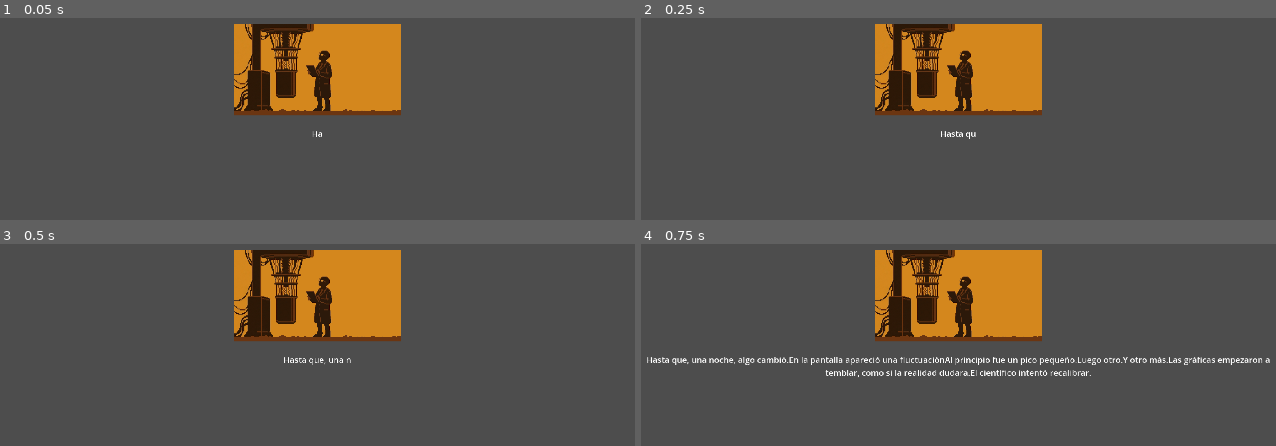
Above: before the commit, frames 1-4 (two rows, left to right).
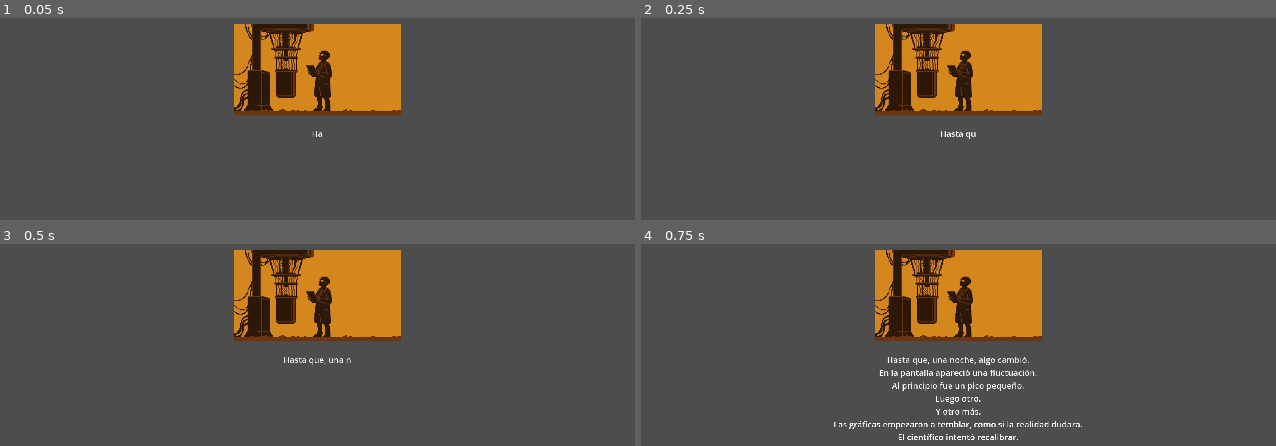
Above: after the commit, the same moments.

Repository: u1751855481-maker/quantumdeck
Game: Godot game, scene res://scenes/story_page_2.tscn
Two runs of this game, one before a commit and one after it. Both use one fixed random seed, a clock stepped at 60 frames per second and the inputs below. This scene is started directly instead of the project's main scene.
Inputs (mouse positions are in pixels of both pictures, inside the frame that each line leads up to):
- Up to frame 1 (0.05 s): no input
- Up to frame 2 (0.25 s): no input
- Up to frame 3 (0.5 s): no input
- Up to frame 4 (0.75 s): tap Enter (ui_accept) at 0.5 s; move the mouse to (1136, 401) at 0.52 s; press the mouse at (1136, 401) at 0.53 s

Frames 1-3 are identical in both runs. In frame 4, 3.3% of the frame differs, in the area x 0-100%, y 55-98%.

Commit message:
Integrate remote quantum measurement with local fallback

Diff:
--- a/quantic_server/quantic_server.gd
+++ b/quantic_server/quantic_server.gd
@@ -1,9 +1,17 @@
 class_name QuanticServer extends Node
 
-@onready var conector = $ConectorCuantico
+signal wakeup_completed(available: bool)
+signal measurement_completed(success: bool, measured_value: String)
 
-# Lista para guardar el historial de puertas aplicadas
-var historial_instrucciones = []
+@export var base_url: String = "https://server-quantico.onrender.com"
+@export var execute_endpoint: String = "/ejecutar_circuito"
+@export var wakeup_endpoints: Array[String] = ["/health", "/ping", "/"]
+
+@onready var conector: HTTPRequest = $ConectorCuantico
+
+var historial_instrucciones: Array = []
+var _pending_mode: String = ""
+var _pending_wakeup_endpoints: Array[String] = []
 
 func _ready():
 	conector.request_completed.connect(_al_recibir_respuesta)
@@ -12,74 +20,180 @@
 	print(">>> ¡BOTÓN FÍSICO PRESIONADO! <<<")
 	aplicar_hadamard()
 
-# --- FUNCIONES DE CONTROL ---
-
 func aplicar_hadamard():
 	_enviar_instruccion("h")
+
 func aplicar_rotacion_x():
 	_enviar_instruccion("rx", [1.57])
 
-# Esto lo que hace es basicamente reiniciar los valores, porque si haces un hadamar de un hadamar es identidad y no tiene sentido
 func reiniciar_circuito():
 	historial_instrucciones.clear()
 	print("--- Circuito reiniciado (Qubit en estado |0>) ---")
 
-# --- LÓGICA DE ENVÍO ---
+func wake_up_server() -> void:
+	if conector == null:
+		wakeup_completed.emit(false)
+		return
+	_pending_mode = "wakeup"
+	_pending_wakeup_endpoints = wakeup_endpoints.duplicate()
+	_try_next_wakeup_endpoint()
+
+func request_measurement(operations: Array, qubit: String = "?") -> void:
+	if conector == null:
+		measurement_completed.emit(false, _fallback_random_value())
+		return
+	if _pending_mode != "":
+		print("[QuanticServer] Solicitud omitida: ya hay una request en curso.")
+		measurement_completed.emit(false, _fallback_random_value())
+		return
+	_pending_mode = "measurement"
+	var payload := {
+		"operations": operations,
+		"qubits": [qubit],
+		"shots": 1
+	}
+	var headers = ["Content-Type: application/json"]
+	var url = _build_url(execute_endpoint)
+	var error = conector.request(url, headers, HTTPClient.METHOD_POST, JSON.stringify(payload))
+	if error != OK:
+		print("[QuanticServer] Error lanzando request de medida. Código: ", error)
+		_pending_mode = ""
+		measurement_completed.emit(false, _fallback_random_value())
 
 func _enviar_instruccion(nombre_puerta: String, parametros: Array = []):
-	print("\n--- INICIO _enviar_instruccion ---")
-	print("1. Preparando puerta: ", nombre_puerta)
-
 	if conector == null:
 		print("ERROR FATAL: El nodo 'ConectorCuantico' no está asignado.")
 		return
-
-	# Añadimos al historial
+	if _pending_mode != "":
+		print("[QuanticServer] No se envía instrucción, hay una request pendiente.")
+		return
 	historial_instrucciones.append({
 		"puerta": nombre_puerta,
 		"params": parametros
 	})
-
-
-	var url = "http://127.0.0.1:8000/ejecutar_circuito"
-	var headers = ["Content-Type: application/json"]
-
-	var datos = {
+	_pending_mode = "measurement"
+	var payload := {
 		"instrucciones": historial_instrucciones
 	}
-
-	var json_envio = JSON.stringify(datos)
-	print("2. JSON generado: ", json_envio)
-
-	var error = conector.request(url, headers, HTTPClient.METHOD_POST, json_envio)
-
+	var headers = ["Content-Type: application/json"]
+	var error = conector.request(_build_url(execute_endpoint), headers, HTTPClient.METHOD_POST, JSON.stringify(payload))
 	if error != OK:
 		print("!!! ERROR AL LANZAR REQUEST !!! Código: ", error)
-		historial_instrucciones.pop_back() # Deshacemos si falló el envío
-	else:
-		print("3. Petición enviada. Esperando el colapso de onda...")
-
-# --- RESPUESTA ---
+		historial_instrucciones.pop_back()
+		_pending_mode = ""
+		measurement_completed.emit(false, _fallback_random_value())
 
 func _al_recibir_respuesta(result, response_code, headers, body):
-	if response_code == 200:
-		var respuesta = JSON.parse_string(body.get_string_from_utf8())
+	if _pending_mode == "wakeup":
+		_handle_wakeup_response(result, response_code)
+		return
+	if _pending_mode == "measurement":
+		_handle_measurement_response(result, response_code, body)
+		return
+	print("[QuanticServer] Respuesta recibida sin modo pendiente.")
 
-		# medicion
-		if "medicion" in respuesta:
-			var bit = respuesta["medicion"] # Esto será 0 o 1
+func _handle_wakeup_response(result: int, response_code: int) -> void:
+	if result == HTTPRequest.RESULT_SUCCESS and response_code >= 200 and response_code < 300:
+		_pending_mode = ""
+		wakeup_completed.emit(true)
+		return
+	_try_next_wakeup_endpoint()
 
-			print("\n--- ¡RESULTADO CUÁNTICO RECIBIDO! ---")
-			print("El Qubit ha colapsado en: ", bit)
+func _try_next_wakeup_endpoint() -> void:
+	if _pending_wakeup_endpoints.is_empty():
+		_pending_mode = ""
+		wakeup_completed.emit(false)
+		return
+	var endpoint: String = _pending_wakeup_endpoints.pop_front()
+	var error = conector.request(_build_url(endpoint), [], HTTPClient.METHOD_GET)
+	if error != OK:
+		_try_next_wakeup_endpoint()
 
-			if bit == 1:
-				print(">> RESULTADO: 1-CARA)")
+func _handle_measurement_response(result: int, response_code: int, body: PackedByteArray) -> void:
+	var fallback_value := _fallback_random_value()
+	if result != HTTPRequest.RESULT_SUCCESS:
+		print("[QuanticServer] Request fallida, usando fallback local.")
+		_pending_mode = ""
+		measurement_completed.emit(false, fallback_value)
+		return
+	if response_code < 200 or response_code >= 300:
+		print("[QuanticServer] Código HTTP no válido: ", response_code, ". Usando fallback local.")
+		_pending_mode = ""
+		measurement_completed.emit(false, fallback_value)
+		return
+	var raw_text: String = body.get_string_from_utf8()
+	var parsed = JSON.parse_string(raw_text)
+	if typeof(parsed) != TYPE_DICTIONARY:
+		print("[QuanticServer] Respuesta no JSON/diccionario. Fallback local.")
+		_pending_mode = ""
+		measurement_completed.emit(false, fallback_value)
+		return
+	var measured_value: String = _extract_measurement_value(parsed)
+	if measured_value == "":
+		print("[QuanticServer] No se encontró medición en respuesta. Fallback local.")
+		_pending_mode = ""
+		measurement_completed.emit(false, fallback_value)
+		return
+	_pending_mode = ""
+	measurement_completed.emit(true, measured_value)
 
-			else:
-				print(">> RESULTADO: 0-CRUZ")
+func _extract_measurement_value(data: Dictionary) -> String:
+	var candidates = [
+		"medicion",
+		"measurement",
+		"result",
+		"resultado",
+		"bit",
+		"value"
+	]
+	for key in candidates:
+		if data.has(key):
+			var normalized = _normalize_bit_value(data[key])
+			if normalized != "":
+				return normalized
+	for key in data.keys():
+		var nested = data[key]
+		if typeof(nested) == TYPE_DICTIONARY:
+			var nested_result = _extract_measurement_value(nested)
+			if nested_result != "":
+				return nested_result
+		if typeof(nested) == TYPE_ARRAY:
+			for item in nested:
+				if typeof(item) == TYPE_DICTIONARY:
+					var array_result = _extract_measurement_value(item)
+					if array_result != "":
+						return array_result
+				else:
+					var normalized_item = _normalize_bit_value(item)
+					if normalized_item != "":
+						return normalized_item
+	return ""
 
-		else:
-			print("Respuesta completa: ", respuesta)
+func _normalize_bit_value(value) -> String:
+	if typeof(value) == TYPE_INT:
+		if value == 0 or value == 1:
+			return str(value)
+		return ""
+	if typeof(value) == TYPE_FLOAT:
+		if int(value) == 0 or int(value) == 1:
+			return str(int(value))
+		return ""
+	if typeof(value) == TYPE_STRING:
+		if value == "0" or value == "1":
+			return value
+		return ""
+	return ""
 
-	else:
-		print("Error en servidor. Código: ", response_code)
+func _fallback_random_value() -> String:
+	if randi_range(0, 1) == 1:
+		return "1"
+	return "0"
+
+func _build_url(path: String) -> String:
+	if path.begins_with("http://") or path.begins_with("https://"):
+		return path
+	if base_url.ends_with("/") and path.begins_with("/"):
+		return base_url + path.substr(1)
+	if !base_url.ends_with("/") and !path.begins_with("/"):
+		return base_url + "/" + path
+	return base_url + path
--- a/scenes/story_page_1.tscn
+++ b/scenes/story_page_1.tscn
@@ -14,7 +14,8 @@
 grow_horizontal = 2
 grow_vertical = 2
 script = ExtResource("1_page")
-StoryText = "Año 20XX, edificio del CESGA. Un científico estudiaba la computación cuántica en silencio.Día tras día, medía estados, revisaba resultados… y todo parecía estable."
+StoryText = "Año 20XX, edificio del CESGA. Un científico estudiaba la computación cuántica en silencio.
+Día tras día, medía estados, revisaba resultados… y todo parecía estable."
 
 [node name="MarginContainer" type="MarginContainer" parent="."]
 layout_mode = 1
--- a/scenes/story_page_2.tscn
+++ b/scenes/story_page_2.tscn
@@ -14,7 +14,13 @@
 grow_horizontal = 2
 grow_vertical = 2
 script = ExtResource("1_page")
-StoryText = "Hasta que, una noche, algo cambió.En la pantalla apareció una fluctuaciónAl principio fue un pico pequeño.Luego otro.Y otro más.Las gráficas empezaron a temblar, como si la realidad dudara.El científico intentó recalibrar."
+StoryText = "Hasta que, una noche, algo cambió.
+En la pantalla apareció una fluctuación.
+Al principio fue un pico pequeño.
+Luego otro.
+Y otro más.
+Las gráficas empezaron a temblar, como si la realidad dudara.
+El científico intentó recalibrar."
 
 [node name="MarginContainer" type="MarginContainer" parent="."]
 layout_mode = 1
--- a/scenes/story_page_3.tscn
+++ b/scenes/story_page_3.tscn
@@ -14,7 +14,12 @@
 grow_horizontal = 2
 grow_vertical = 2
 script = ExtResource("1_page")
-StoryText = "Entonces, el ordenador cuántico emitió un zumbido profundo.Las luces parpadearon.El aire se volvió pesado.Y, en un instante…Todo estalló.Entre chispas y ruido, se abrió un vórtice imposible."
+StoryText = "Entonces, el ordenador cuántico emitió un zumbido profundo.
+Las luces parpadearon.
+El aire se volvió pesado.
+Y, en un instante…
+Todo estalló.
+Entre chispas y ruido, se abrió un vórtice imposible."
 
 [node name="MarginContainer" type="MarginContainer" parent="."]
 layout_mode = 1
--- a/scenes/story_page_4.tscn
+++ b/scenes/story_page_4.tscn
@@ -11,7 +11,11 @@
 grow_horizontal = 2
 grow_vertical = 2
 script = ExtResource("1_page")
-StoryText = "El científico apenas tuvo tiempo de respirar.El vórtice lo arrastró.Y el CESGA quedó atrás.Muy atrás.En otra dimensión…"
+StoryText = "El científico apenas tuvo tiempo de respirar.
+El vórtice lo arrastró.
+Y el CESGA quedó atrás.
+Muy atrás.
+En otra dimensión…"
 
 [node name="MarginContainer" type="MarginContainer" parent="."]
 layout_mode = 1
--- a/scripts/board.gd
+++ b/scripts/board.gd
@@ -10,6 +10,7 @@
 @onready var ResultAreaAux: ResultArea = ResultAreaScene.instantiate()
 @onready var TokenAreaAux: TokenArea = TokenAreaScene.instantiate()
 var QuanticServerAux: QuanticServer
+var server_available: bool = false
 
 var CardSlotsRowNum = 3
 var CardSlotsRowArray: Array = []
@@ -18,6 +19,8 @@
 func _ready():
 	QuanticServerAux = QuanticServerScene.instantiate()
 	add_child(QuanticServerAux)
+	QuanticServerAux.wakeup_completed.connect(_on_server_wakeup_completed)
+	QuanticServerAux.wake_up_server()
 	add_child(TokenAreaAux)
 	add_child(ResultAreaAux)
 
@@ -40,6 +43,13 @@
 # Called every frame. 'delta' is the elapsed time since the previous frame.
 func _process(delta: float) -> void:
 	pass
+
+func _on_server_wakeup_completed(available: bool) -> void:
+	server_available = available
+	if server_available:
+		print("[Board] Servidor cuántico disponible tras wake-up.")
+	else:
+		print("[Board] Wake-up fallido. Se usará fallback local.")
 
 func resolve_row(index:int):
 	if(TokenAreaAux.get_token_from_index(index)):
@@ -121,3 +131,51 @@
 		var token = ResultAreaAux.get_token_from_index(i)
 		res.push_back(token.get_value())
 	return res
+
+func measure_unknown_token(index: int) -> String:
+	if !server_available:
+		print("[Board] Medición local por wake-up fallido (fila %d)." % index)
+		return _random_measurement()
+	if index < 0 or index >= CardSlotsRowArray.size():
+		return _random_measurement()
+	var operations = _build_operations_for_row(index)
+	QuanticServerAux.request_measurement(operations, "?")
+	var response = await QuanticServerAux.measurement_completed
+	var success: bool = response[0]
+	var measured_value: String = response[1]
+	if !success:
+		print("[Board] Medición remota fallida, fallback local (fila %d)." % index)
+		return _random_measurement()
+	return measured_value
+
+func _build_operations_for_row(index: int) -> Array:
+	var operations: Array = []
+	var row = CardSlotsRowArray[index]
+	for slot in row.get_slots():
+		var card = slot.get_card_inside()
+		if card == null:
+			continue
+		var gate_name: String = _map_card_to_gate(card.get_card_name())
+		if gate_name == "":
+			continue
+		operations.push_back({
+			"gate": gate_name,
+			"targets": [0]
+		})
+	return operations
+
+func _map_card_to_gate(card_name: String) -> String:
+	if card_name == "H Gate":
+		return "h"
+	if card_name == "X Gate":
+		return "x"
+	if card_name == "ControlledX":
+		return "cx"
+	if card_name == "Swap gate":
+		return "swap"
+	return ""
+
+func _random_measurement() -> String:
+	if randi_range(0, 1) == 1:
+		return "1"
+	return "0"
--- a/scripts/deck_hand.gd
+++ b/scripts/deck_hand.gd
@@ -179,13 +179,12 @@
 	for i in QuanticPlayerBoard.get_result().size():
 		var token = result_area.get_token_from_index(i)
 		if(token && token.get_value() == "?"):
-			var measured_value = "0"
-			if(randi_range(0,1)==1):
-				measured_value = "1"
+			var measured_value: String = await QuanticPlayerBoard.measure_unknown_token(i)
 			var flip_tween = token.play_flip_to_value(measured_value, MEASURE_FLIP_DURATION)
 			if(flip_tween):
 				flip_tweens.push_back(flip_tween)
-	play_sfx_token_flip()
+	if(flip_tweens.size() > 0):
+		play_sfx_token_flip()
 	for tween in flip_tweens:
 		await tween.finished
 	if(flip_tweens.size() > 0):
